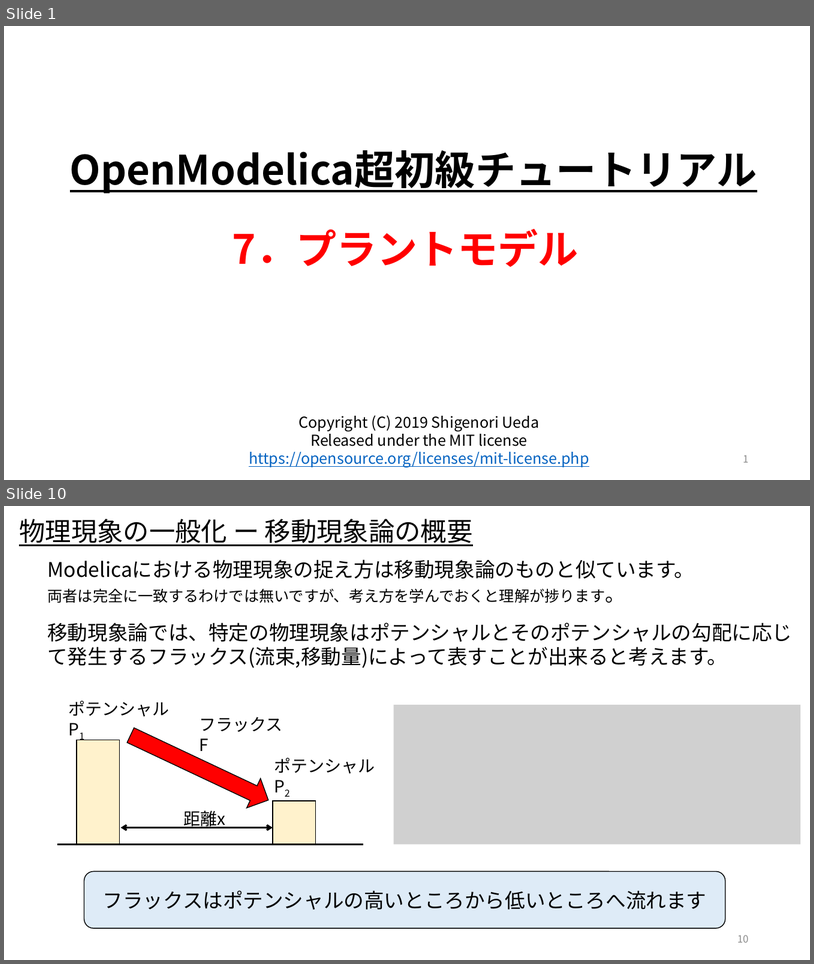
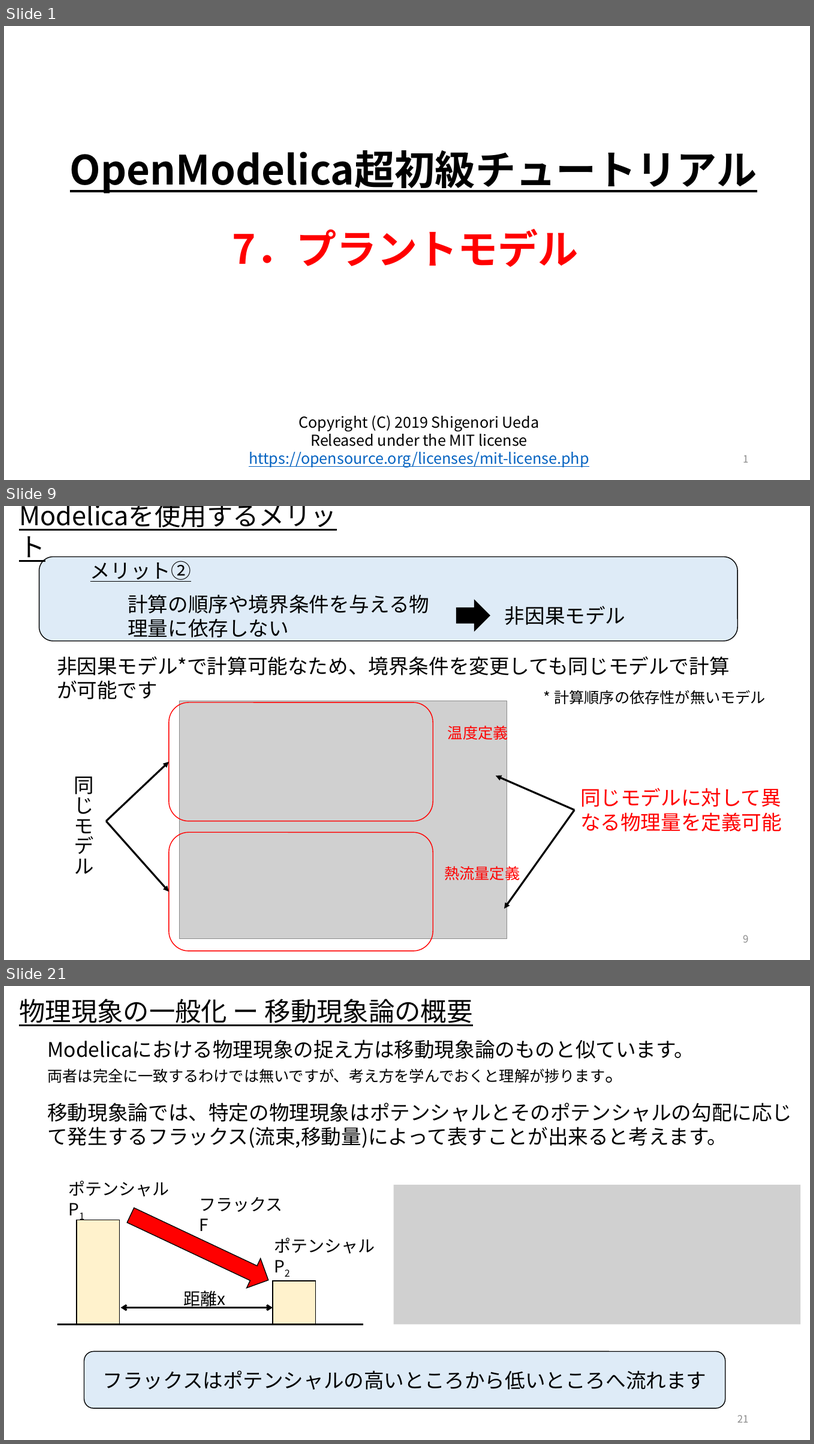
Before and after one commit to UedaShigenori/OpenModelica_Tutorials_Ja, a slide deck: Dev/7_PhysicsDomainModel/OpenModelica_Tutorials_7_PlantModel.pptx. Shown one above the other, each under a label of ours: slides 1 and 10 before the commit, slides 1, 9 and 21 after it; the slides between them are not shown. The pictures are 814x964 and 814x1444 pixels, drawn with LibreOffice and Linux fonts; fonts in the diff are those of the drawing; grey boxes stand for pictures. Boxes give left, top, right and bottom in pixels: in the first picture for what was removed or moved away, otherwise in the second. Text is boxed around its words. In the diff, an @@ line names an element or a change of style, - is before the commit and + after.

```diff
--- a/Dev/7_PhysicsDomainModel/OpenModelica_Tutorials_7_PlantModel.pptx
+++ b/Dev/7_PhysicsDomainModel/OpenModelica_Tutorials_7_PlantModel.pptx
@@ slide 9 added at (x1=4, y1=506, x2=810, y2=960), background #FFFFFF @@
@@ text added at (x1=16, y1=512, x2=359, y2=550), 31 pt, text #000000, underline @@
+Modelicaを使用するメリット
@@ rounded rectangle added at (x1=39, y1=557, x2=738, y2=641), fill #DEEBF7, outline #000000 1 pt @@
@@ text added at (x1=90, y1=561, x2=191, y2=582), 24 pt, text #000000, underline @@
+メリット②
@@ text added at (x1=128, y1=594, x2=429, y2=642), 24 pt, text #000000 @@
+計算の順序や境界条件を与える物理量に依存しない
@@ right arrow added at (x1=457, y1=600, x2=491, y2=631), fill #000000, outline #000000 1 pt @@
@@ text added at (x1=505, y1=606, x2=626, y2=625), 24 pt, text #000000 @@
+非因果モデル
@@ text added at (x1=57, y1=656, x2=730, y2=699), 24 pt, text #000000 @@
+非因果モデル*で計算可能なため、境界条件を変更しても同じモデルで計算が可能です
@@ rounded rectangle added at (x1=169, y1=703, x2=434, y2=821), outline #FF0000 1 pt @@
@@ picture added at (x1=179, y1=701, x2=507, y2=939) @@
@@ text added at (x1=554, y1=690, x2=766, y2=704), 18 pt, text #000000 @@
+* 計算順序の依存性が無いモデル
@@ text added at (x1=448, y1=723, x2=509, y2=742), 18 pt, text #FF0000 @@
+温度定義
@@ arrow added from (106, 821) to (169, 762), #000000 2.25 pt @@
@@ arrow added from (575, 810) to (496, 775), #000000 2.25 pt @@
@@ text added at (x1=74, y1=776, x2=95, y2=874), 24 pt, text #000000 @@
+同じモデル
@@ text added at (x1=581, y1=787, x2=782, y2=831), 24 pt, text #FF0000 @@
+同じモデルに対して異なる物理量を定義可能
@@ arrow added from (575, 810) to (504, 908), #000000 2.25 pt @@
@@ arrow added from (106, 821) to (169, 891), #000000 2.25 pt @@
@@ rounded rectangle added at (x1=169, y1=832, x2=434, y2=951), outline #FF0000 1 pt @@
@@ text added at (x1=444, y1=863, x2=520, y2=882), 18 pt, text #FF0000 @@
+熱流量定義
@@ page number added at (x1=743, y1=934, x2=749, y2=942), 12 pt, text #8C8C8C @@
+9
@@ what was slide 10 is now slide 21 @@
@@ page number at (x1=738, y1=1414, x2=749, y2=1422): text changed @@
-10
+21
```
Also in this commit, not shown: 11 slides changed, 9 other slides added.
